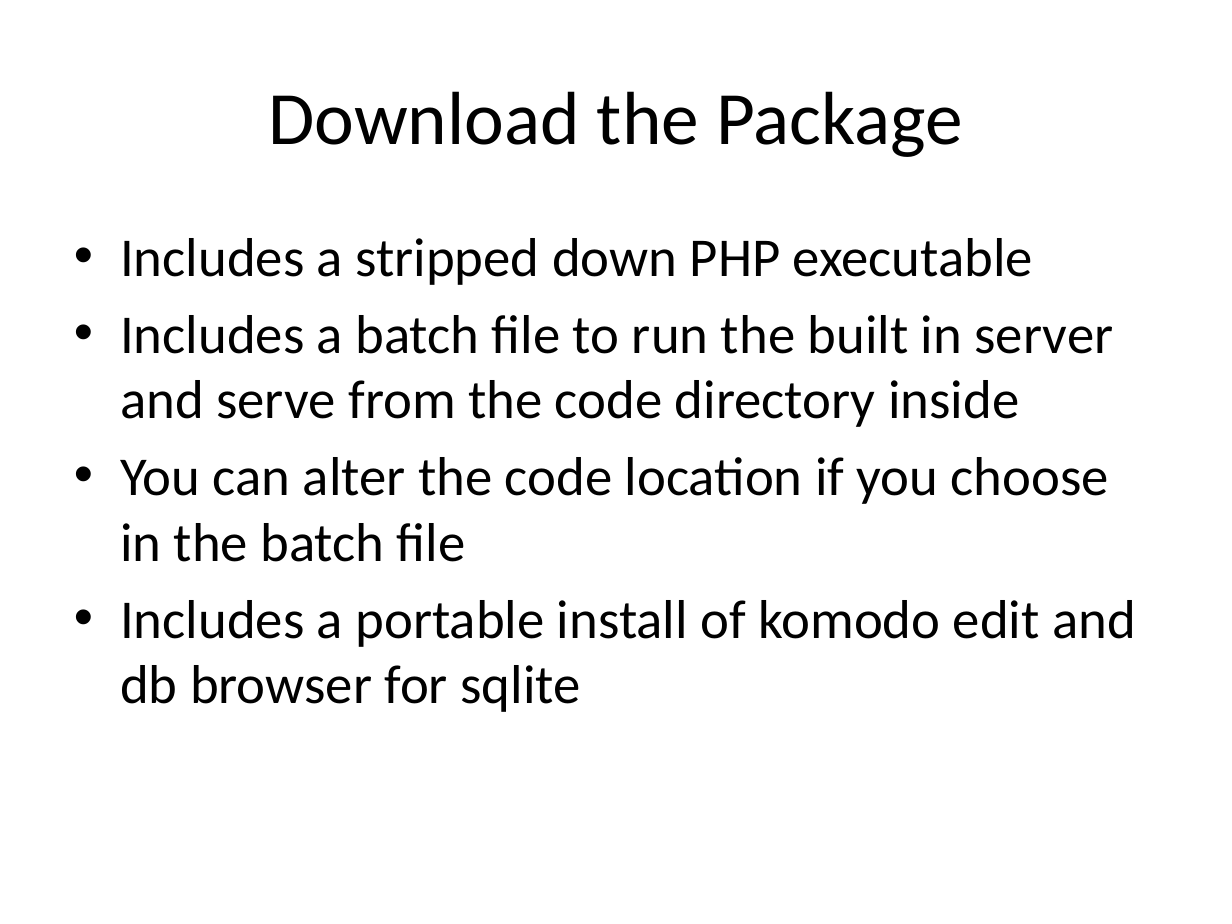
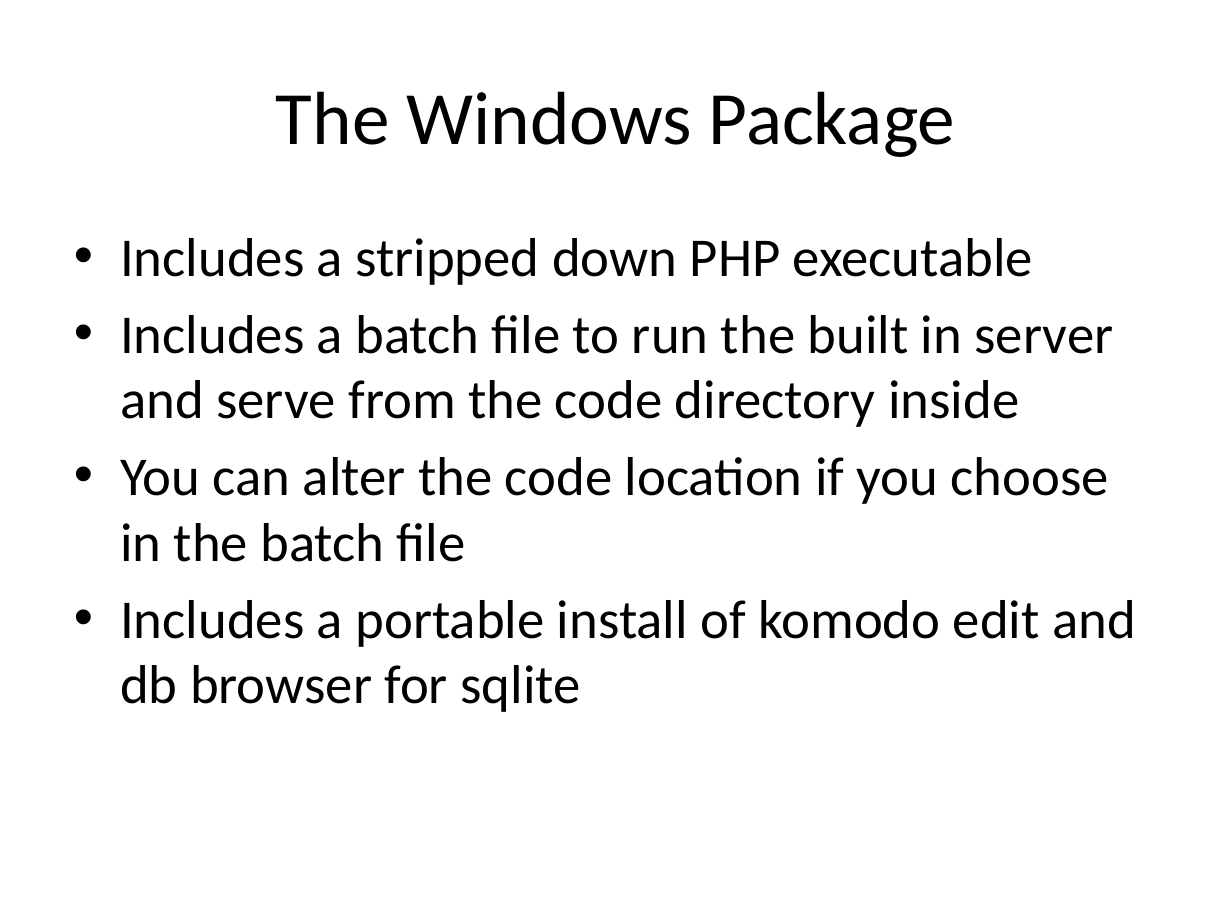
Before and after one commit to PHPEmbark/curriculum, a slide deck: slide 8 of course/0 - Setup/Setup.pptx (slide 4 before the commit). Drawn at 1232x924 pixels with LibreOffice and Linux fonts; fonts in the diff are those of the drawing. Boxes give left, top, right and bottom in pixels: in the first picture for what was removed or moved away, otherwise in the second. Text is boxed around its words. In the diff, an @@ line names an element or a change of style, - is before the commit and + after.

```diff
--- a/course/0 - Setup/Setup.pptx
+++ b/course/0 - Setup/Setup.pptx
@@ title at <box>276,91,955,157</box>: text changed @@
-Download the Package
+The Windows Package
```
Also in this commit, not shown: 2 other slides changed, 16 slides added, 1 other file.
